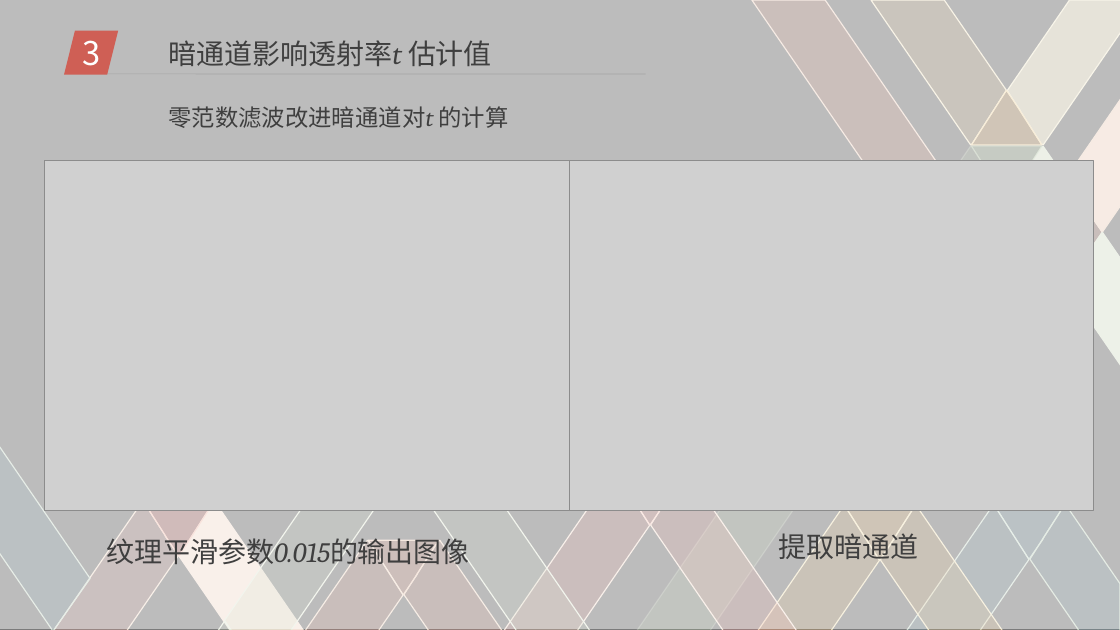
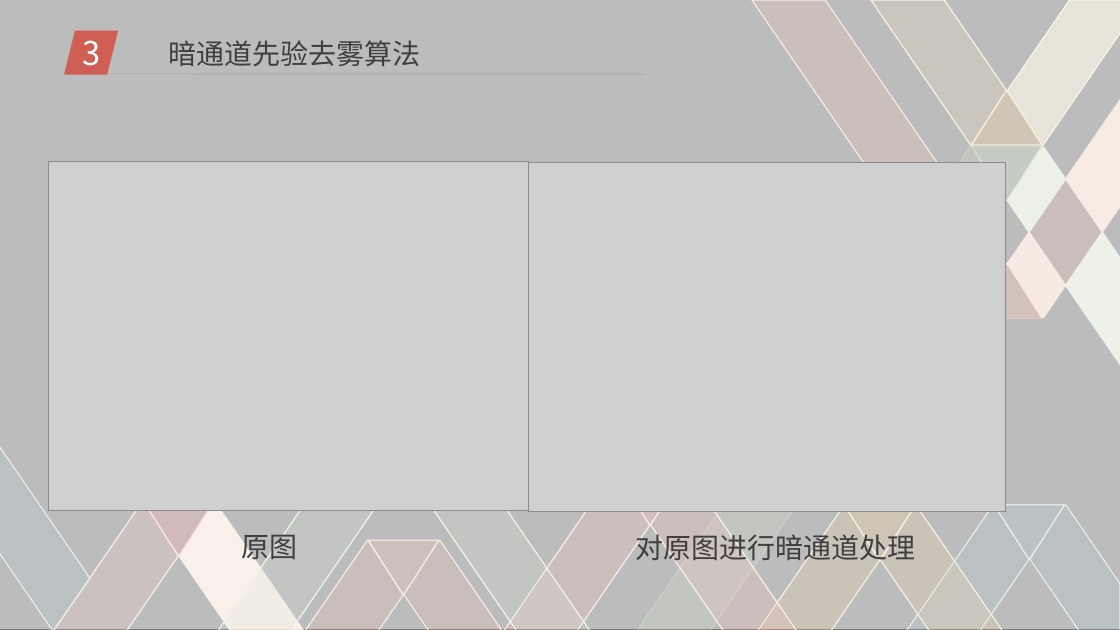
Before and after one commit to DigitalMedia2017-20/Mid-term, a slide deck: slide 8 of pre.ppt (slide 14 before the commit). Drawn at 1120x630 pixels with LibreOffice and Linux fonts; fonts in the diff are those of the drawing; grey boxes stand for pictures; background and template pictures are left out. Boxes give left, top, right and bottom in pixels: in the first picture for what was removed or moved away, otherwise in the second. Text is boxed around its words. In the diff, an @@ line names an element or a change of style, - is before the commit and + after.

```diff
--- a/pre.ppt
+++ b/pre.ppt
@@ text at box(168, 40, 420, 66): text changed @@
-暗通道影响透射率t 估计值
+暗通道先验去雾算法
@@ text removed at box(168, 106, 509, 128) @@
-零范数滤波改进暗通道对t 的计算
@@ picture: place and size @@
-picture at box(44, 160, 569, 510)
+picture at box(49, 162, 528, 510)
@@ picture: place and size @@
-picture at box(568, 160, 1093, 510)
+picture at box(528, 162, 1005, 511)
@@ freeform shape added at box(1007, 232, 1065, 317), fill #E9CCBA, outline #EACDBB 0.99 pt @@
@@ freeform shape added at box(971, 264, 1042, 318), fill #D57053 at 49% opacity, outline #DF9B83 0.99 pt @@
@@ text removed at box(106, 534, 470, 570) @@
-纹理平滑参数0.015的输出图像
@@ text added at box(242, 529, 298, 565), 24 pt, text #3F3F3F @@
+原图
@@ text at box(635, 530, 915, 566): text changed @@
-提取暗通道
+对原图进行暗通道处理
```
Also in this commit, not shown: 9 other slides changed, 3 slides added.
